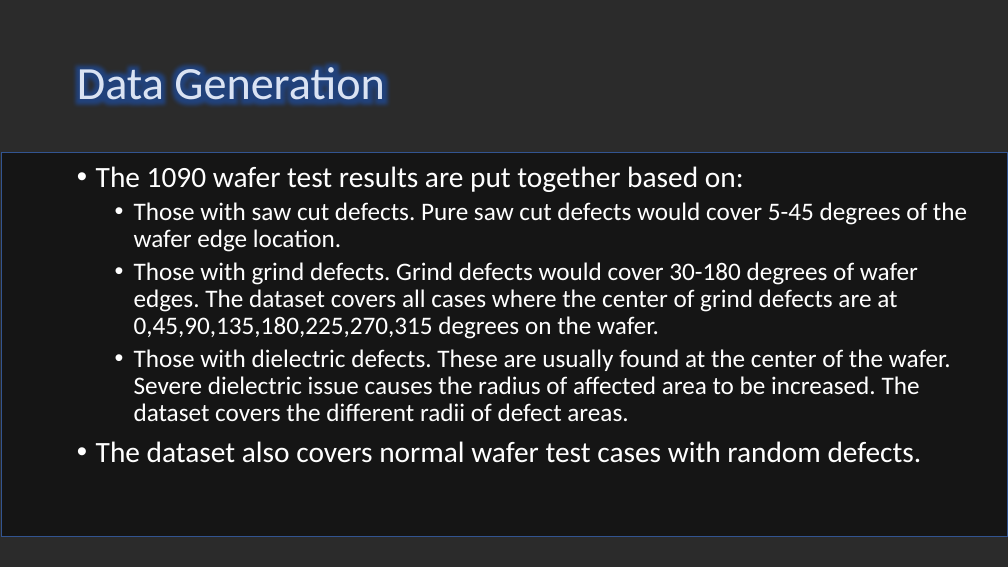
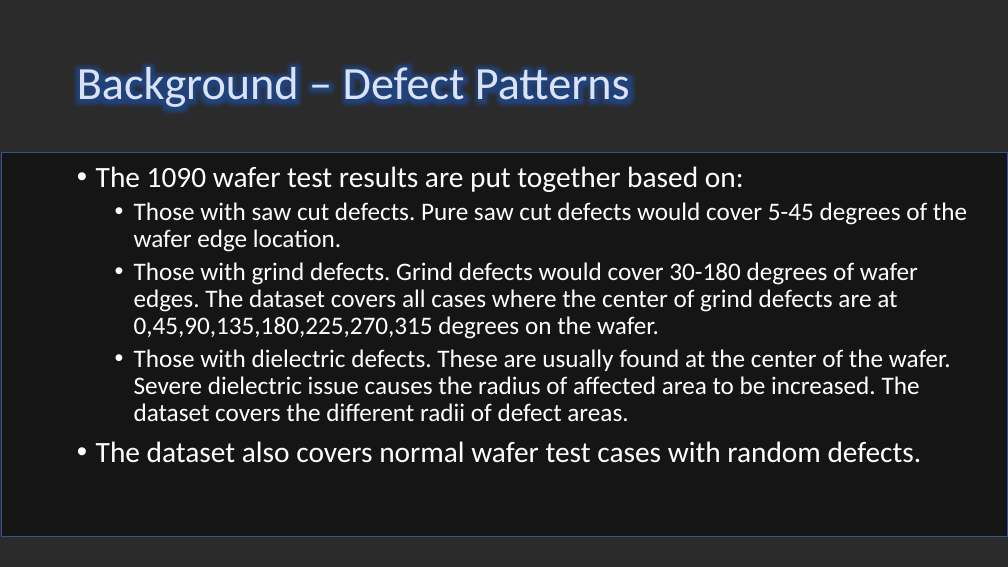
Before and after one commit to optimusium/PSUPR2, a slide deck: slide 15 of CA2 Identifying Wafer Failures with Deep Learning2_26Sep19.pptx (slide 14 before the commit). Drawn at 1008x567 pixels with LibreOffice and Linux fonts; fonts in the diff are those of the drawing; background and template pictures are left out; a plain dark background stands for a picture behind light text. Boxes give left, top, right and bottom in pixels: in the first picture for what was removed or moved away, otherwise in the second. Text is boxed around its words. In the diff, an @@ line names an element or a change of style, - is before the commit and + after.

```diff
--- a/CA2 Identifying Wafer Failures with Deep Learning2_26Sep19.pptx
+++ b/CA2 Identifying Wafer Failures with Deep Learning2_26Sep19.pptx
@@ title at (x1=77, y1=61, x2=630, y2=111): text changed @@
-Data Generation
+Background – Defect Patterns
```
Also in this commit, not shown: 17 other slides changed, 2 slides added, 3 slides removed, 4 other files.
